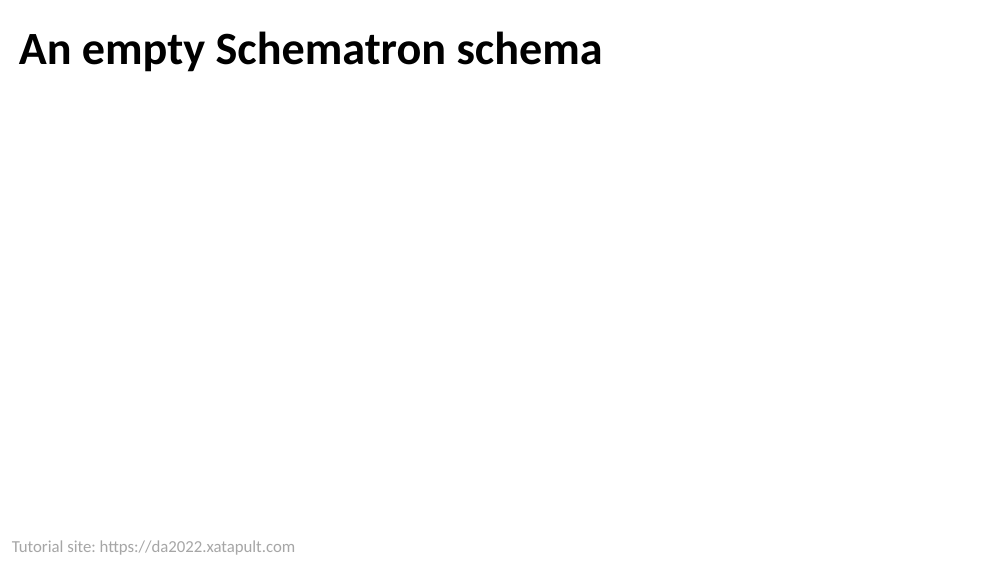
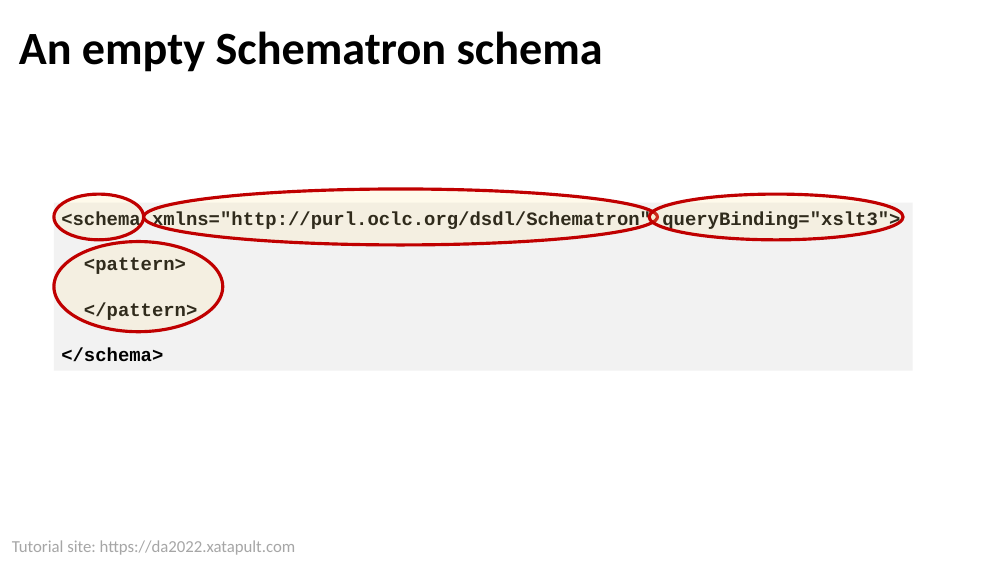
Before and after one commit to xatapult/da-2022-schematron, a slide deck: slide 8 of presentation/Schematron Tutorial DA 2022.pptx. Drawn at 1008x567 pixels with LibreOffice and Linux fonts; fonts in the diff are those of the drawing; background and template pictures are left out. Boxes give left, top, right and bottom in pixels: in the first picture for what was removed or moved away, otherwise in the second. Text is boxed around its words. In the diff, an @@ line names an element or a change of style, - is before the commit and + after.

```diff
--- a/presentation/Schematron Tutorial DA 2022.pptx
+++ b/presentation/Schematron Tutorial DA 2022.pptx
@@ rectangle added at (54,203,913,371), fill #F2F2F2, 18 pt, text #000000, bold @@
+<schema xmlns="http://purl.oclc.org/dsdl/Schematron" queryBinding="xslt3">
+<pattern>
+</pattern>
+</schema>
@@ ellipse added at (54,194,144,240), fill #FFE699 at 19% opacity, outline #C00000 3 pt @@
@@ ellipse added at (144,189,658,245), fill #FFE699 at 19% opacity, outline #C00000 3 pt @@
@@ ellipse added at (650,194,904,240), fill #FFE699 at 19% opacity, outline #C00000 3 pt @@
@@ ellipse added at (54,242,222,332), fill #FFE699 at 19% opacity, outline #C00000 3 pt @@
```
Also in this commit, not shown: 6 other slides changed, 3 slides added, 2 slides removed, 20 other files.
